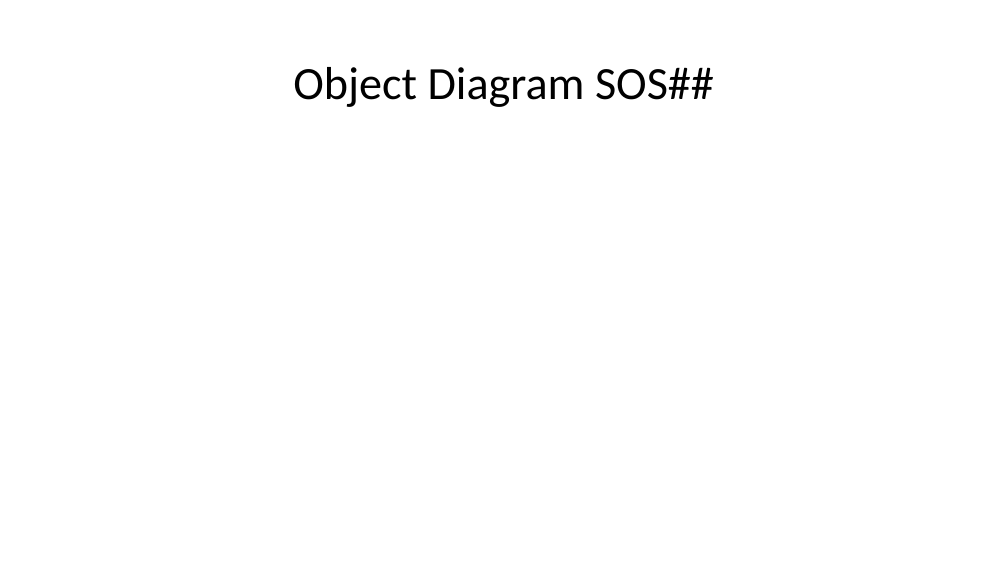
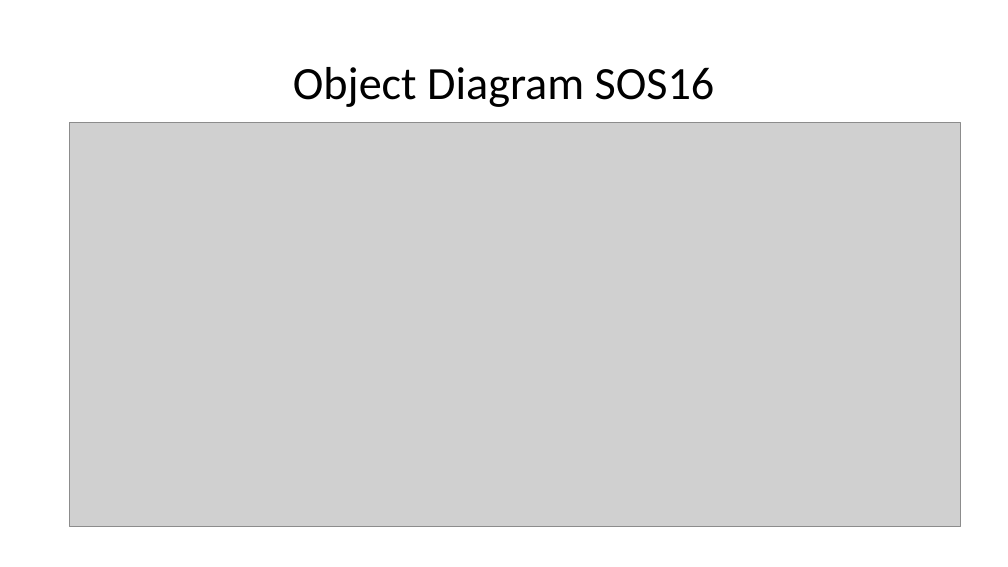
Before and after one commit to arocho032/CEN4010-Team-5, a slide deck: slide 14 of specifications/deliv1/SOS Deliverable 1 Presentation.pptx. Drawn at 1008x567 pixels with LibreOffice and Linux fonts; fonts in the diff are those of the drawing; grey boxes stand for pictures. Boxes give left, top, right and bottom in pixels: in the first picture for what was removed or moved away, otherwise in the second. Text is boxed around its words. In the diff, an @@ line names an element or a change of style, - is before the commit and + after.

```diff
--- a/specifications/deliv1/SOS Deliverable 1 Presentation.pptx
+++ b/specifications/deliv1/SOS Deliverable 1 Presentation.pptx
@@ title at [293, 67, 715, 107]: text changed @@
-Object Diagram SOS##
+Object Diagram SOS16
@@ picture added at [70, 122, 961, 526] @@
```
Also in this commit, not shown: 9 other slides changed, 4 slides added, 4 slides removed, 1 other file.
